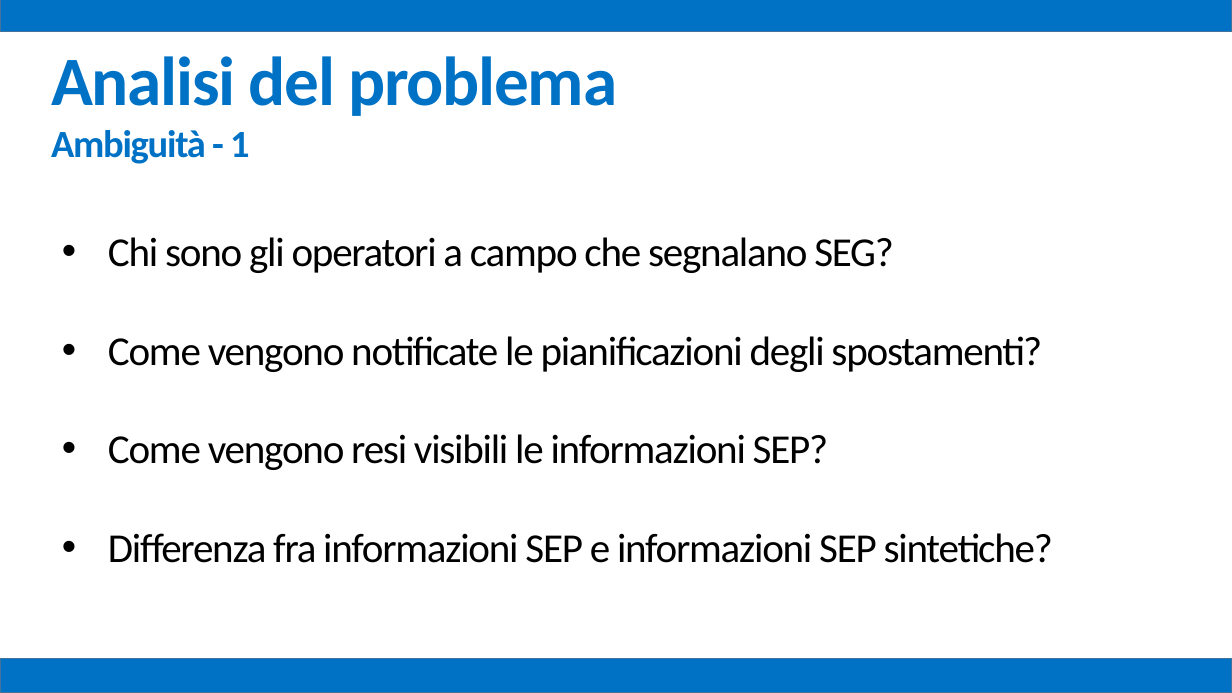
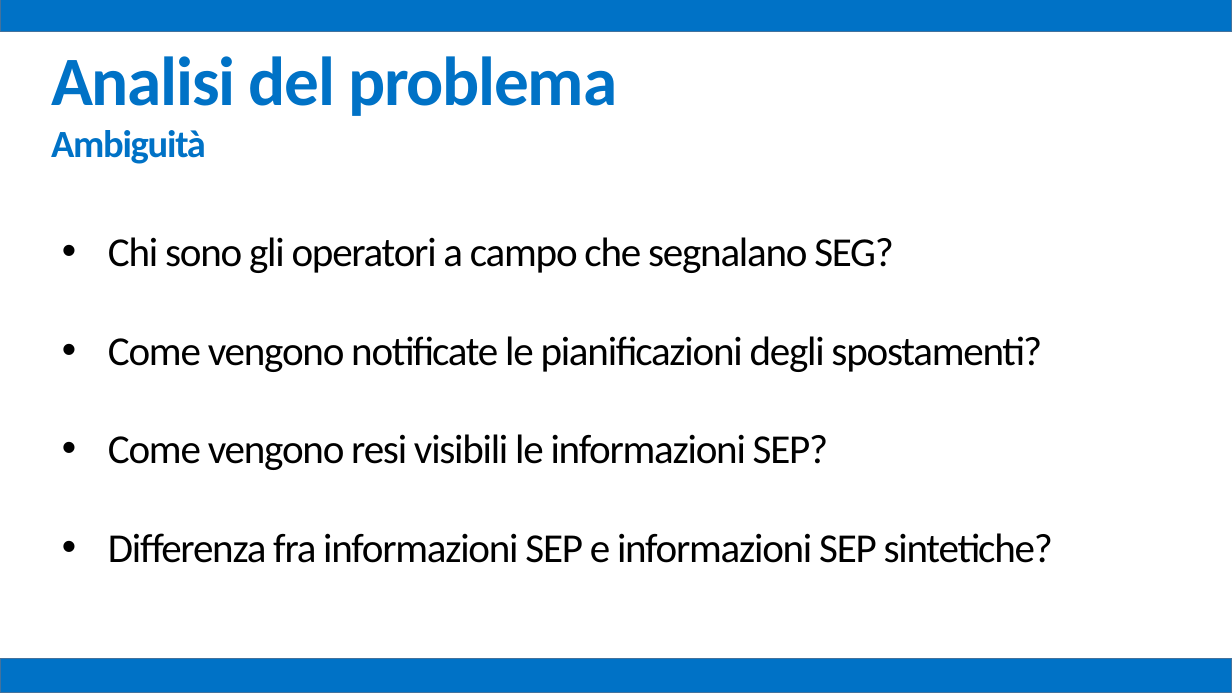
Before and after one commit to mz1991/ProgettoFebbraio2015, a slide deck: slide 8 of Febbraio 2015.pptx. Drawn at 1232x693 pixels with LibreOffice and Linux fonts; fonts in the diff are those of the drawing. Boxes give left, top, right and bottom in pixels: in the first picture for what was removed or moved away, otherwise in the second. Text is boxed around its words. In the diff, an @@ line names an element or a change of style, - is before the commit and + after.

```diff
--- a/Febbraio 2015.pptx
+++ b/Febbraio 2015.pptx
@@ text at (x1=51, y1=130, x2=206, y2=164): text changed @@
-Ambiguità - 1
+Ambiguità
```
Also in this commit, not shown: 33 other slides changed.
